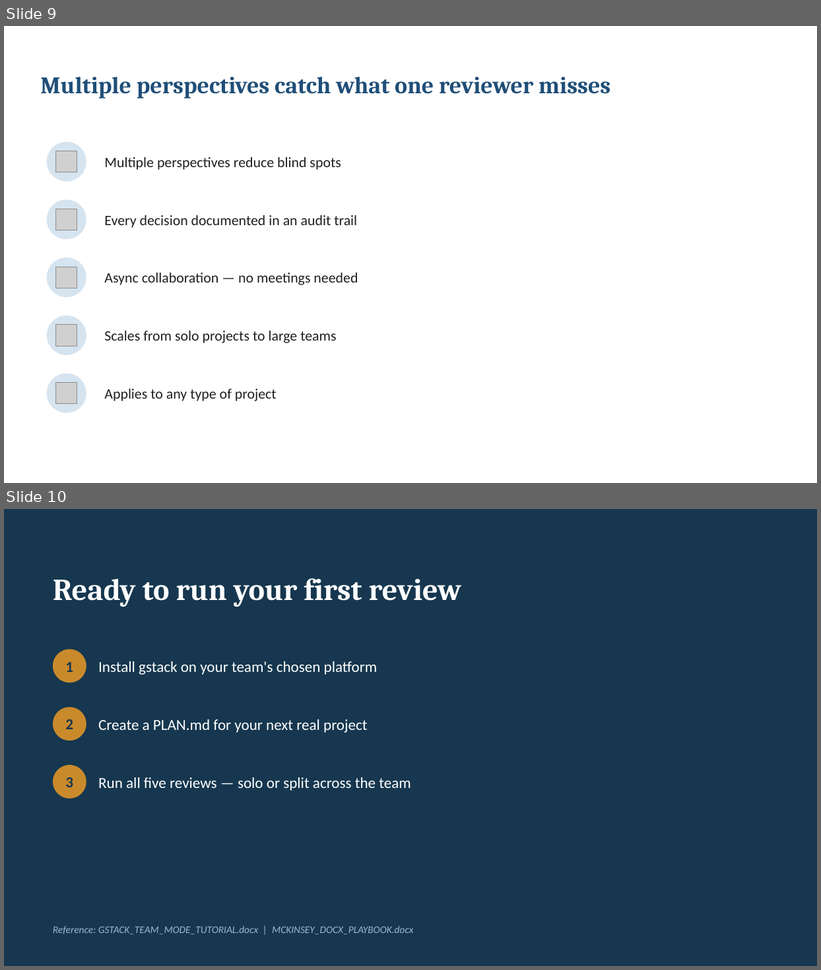
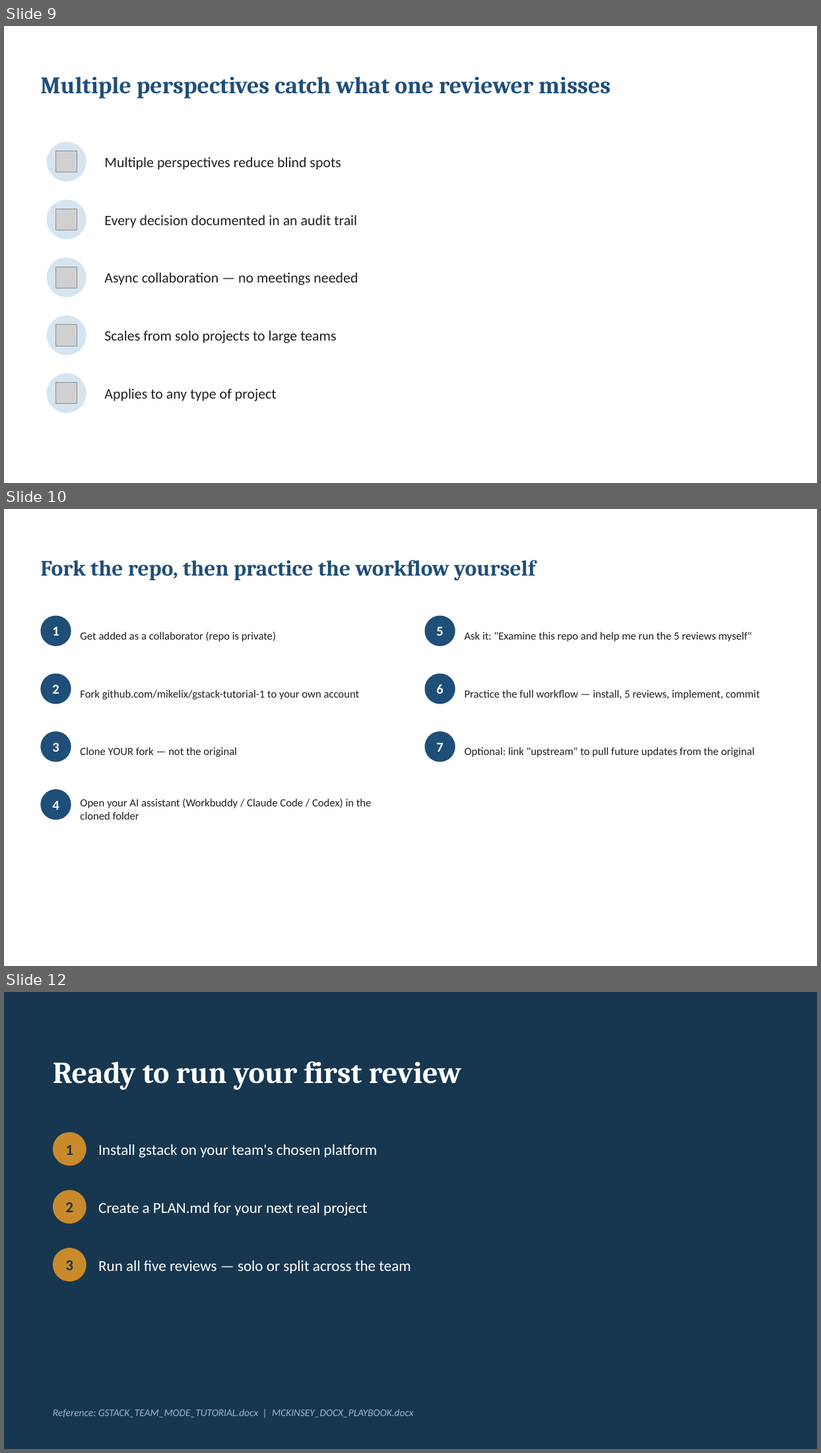
Before and after one commit to mikelix/gstack-tutorial-1, a slide deck: GSTACK_TEAM_MODE_TUTORIAL_DECK.pptx. Shown one above the other, each under a label of ours: slides 9 and 10 before the commit, slides 9, 10 and 12 after it; the slides between them are not shown. The pictures are 821x970 and 821x1453 pixels, drawn with LibreOffice and Linux fonts; fonts in the diff are those of the drawing; grey boxes stand for pictures. Boxes give left, top, right and bottom in pixels: in the first picture for what was removed or moved away, otherwise in the second. Text is boxed around its words. In the diff, an @@ line names an element or a change of style, - is before the commit and + after.

```diff
--- a/GSTACK_TEAM_MODE_TUTORIAL_DECK.pptx
+++ b/GSTACK_TEAM_MODE_TUTORIAL_DECK.pptx
@@ slide 10 added at (4, 509, 817, 966), background #FFFFFF @@
@@ text added at (40, 560, 535, 580), 26 pt, text #1F4E78, bold @@
+Fork the repo, then practice the workflow yourself
@@ ellipse added at (40, 616, 71, 646), fill #1F4E78 @@
@@ text added at (52, 626, 59, 636), 16 pt, text #FFFFFF, bold @@
+1
@@ ellipse added at (425, 616, 455, 646), fill #1F4E78 @@
@@ text added at (436, 626, 443, 636), 16 pt, text #FFFFFF, bold @@
+5
@@ text added at (80, 632, 276, 642), 13 pt, text #1F1F1F @@
+Get added as a collaborator (repo is private)
@@ text added at (465, 632, 752, 642), 13 pt, text #1F1F1F @@
+Ask it: "Examine this repo and help me run the 5 reviews myself"
@@ ellipse added at (40, 674, 71, 704), fill #1F4E78 @@
@@ text added at (52, 685, 59, 694), 16 pt, text #FFFFFF, bold @@
+2
@@ ellipse added at (425, 674, 455, 704), fill #1F4E78 @@
@@ text added at (436, 685, 443, 694), 16 pt, text #FFFFFF, bold @@
+6
@@ text added at (80, 690, 360, 700), 13 pt, text #1F1F1F @@
+Fork github.com/mikelix/gstack-tutorial-1 to your own account
@@ text added at (465, 690, 760, 700), 13 pt, text #1F1F1F @@
+Practice the full workflow — install, 5 reviews, implement, commit
@@ ellipse added at (40, 731, 71, 762), fill #1F4E78 @@
@@ text added at (52, 743, 59, 752), 16 pt, text #FFFFFF, bold @@
+3
@@ ellipse added at (425, 731, 455, 762), fill #1F4E78 @@
@@ text added at (436, 743, 443, 752), 16 pt, text #FFFFFF, bold @@
+7
@@ text added at (80, 747, 237, 757), 13 pt, text #1F1F1F @@
+Clone YOUR fork — not the original
@@ text added at (465, 747, 755, 757), 13 pt, text #1F1F1F @@
+Optional: link "upstream" to pull future updates from the original
@@ ellipse added at (40, 789, 71, 820), fill #1F4E78 @@
@@ text added at (52, 801, 59, 810), 16 pt, text #FFFFFF, bold @@
+4
@@ text added at (80, 799, 372, 820), 13 pt, text #1F1F1F @@
+Open your AI assistant (Workbuddy / Claude Code / Codex) in the cloned folder
@@ what was slide 10 is now slide 12 @@
```
Also in this commit, not shown: 1 other slide added, 2 other files.
